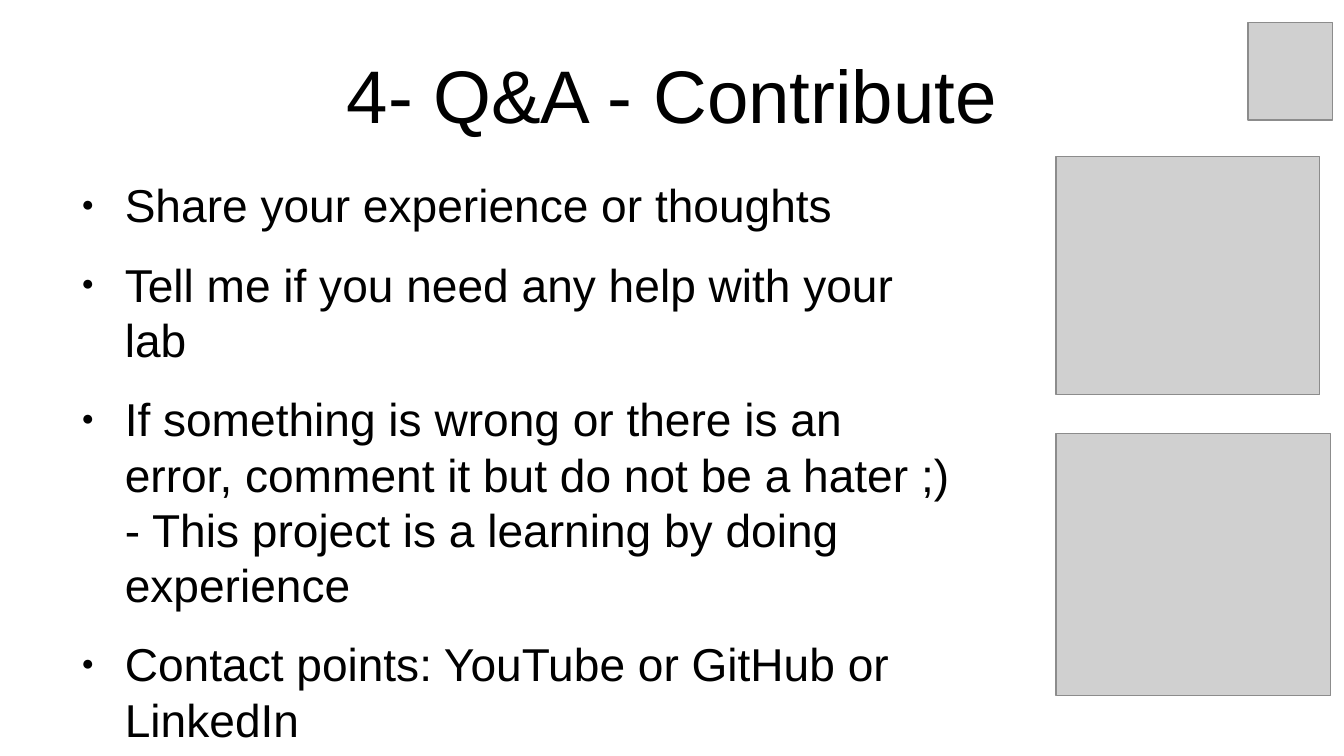
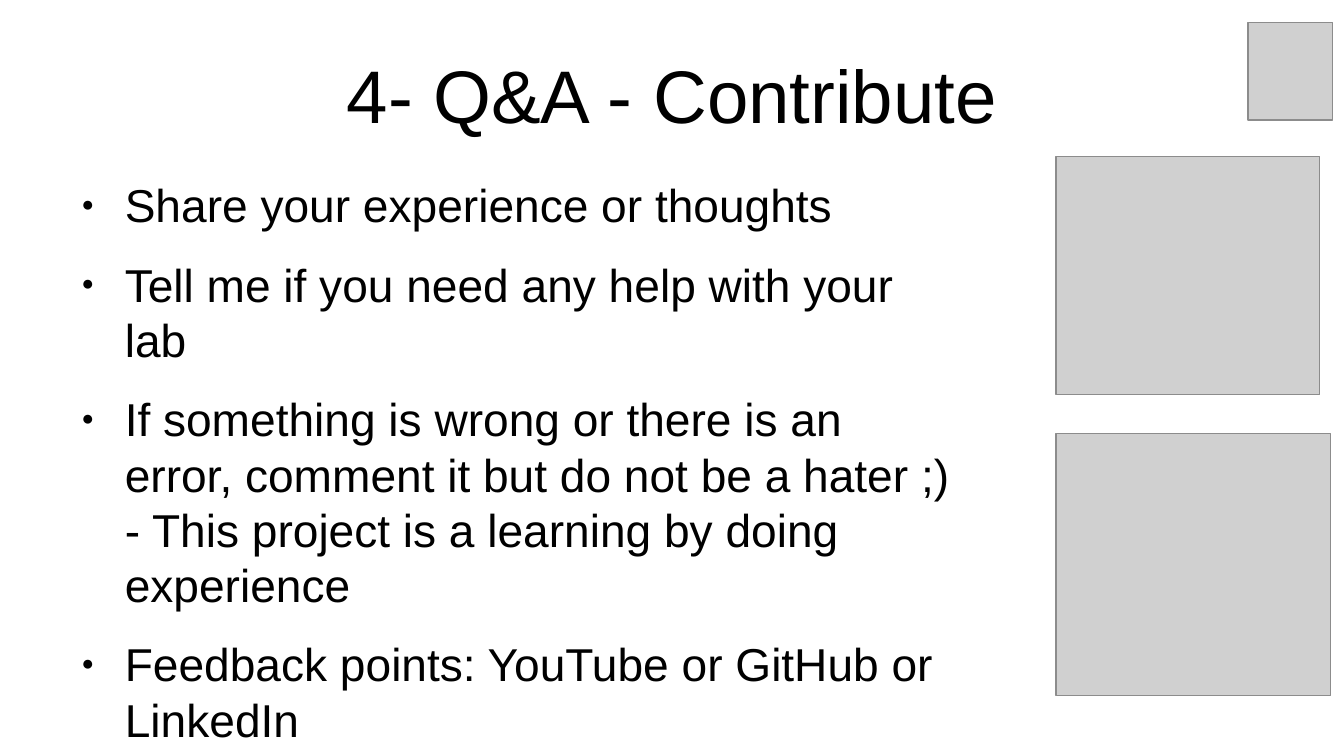
Before and after one commit to inigokintana/homelab-2-prod-ai-golden-path, a slide deck: slide 9 of docs/Presentation-homelab-2-prod-ai-golden-path.odp (slide 8 before the commit). Drawn at 1344x756 pixels with LibreOffice and Linux fonts; fonts in the diff are those of the drawing; grey boxes stand for pictures. Boxes give left, top, right and bottom in pixels: in the first picture for what was removed or moved away, otherwise in the second. Text is boxed around its words. In the diff, an @@ line names an element or a change of style, - is before the commit and + after.

```diff
--- a/docs/Presentation-homelab-2-prod-ai-golden-path.odp
+++ b/docs/Presentation-homelab-2-prod-ai-golden-path.odp
@@ text at (125,647,933,738): text changed @@
-● Contact points: YouTube or GitHub or LinkedIn
+● Feedback points: YouTube or GitHub or LinkedIn
```
Also in this commit, not shown: 7 other slides changed, 1 slide added, 4 other files.
